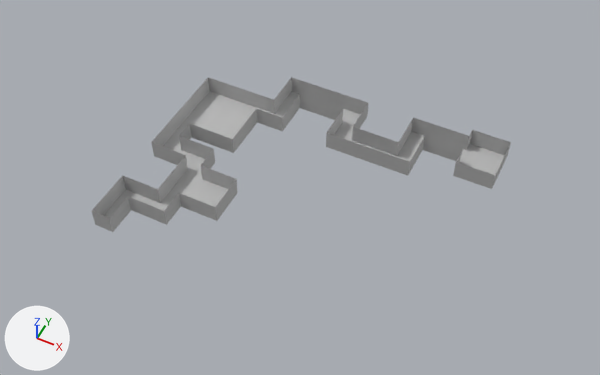
Renders of the FBX model Assets/Objects/SpookyCorridorFloor.fbx from each side of a commit.
The view is the same before and after, from a camera (50 mm lens) standing at (47.2, -65.7, 91.2) and looking at (11.4, 5.7, 1.9). The lights are fixed; the arrows at lower left show +X, +Y and +Z. Where no turn or scale is listed for an object, it has been applied to the vertices.

In view in the first picture: 'Floor', 'Walls'.
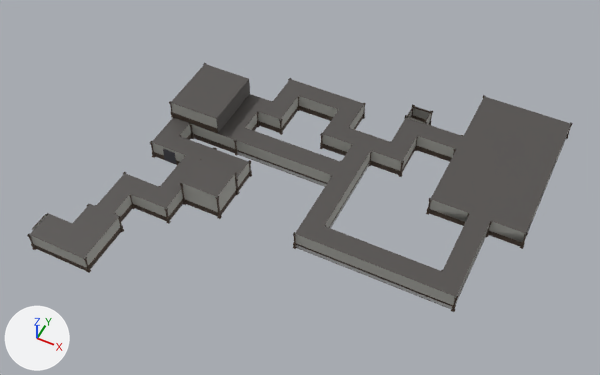
What the commit changed:
Material 'M_Floor_01' (mat_m_floor_01) is new.
Its base color is (0.181, 0.17, 0.166) (grey #767371).
Material 'M_Ceiling_01' (mat_m_ceiling_01) is new.
Its base color is (0.0866, 0.0793, 0.0747) (dark grey #53504d).
Material 'M_Wood_01' (mat_m_wood_01) is new.
Its base color is (0.0772, 0.0512, 0.0348) (brown #4f4034).
Material 'MentalPillar_M_Wood_01' (mat_mentalpillar_m_wood_01) is new.
Its base color is (0.0772, 0.0512, 0.0348) (brown #4f4034).
Material 'M_Wallpaper_01' (mat_m_wallpaper_01) is new.
Its base color is (0.44, 0.437, 0.405) (grey #b1b1ab).
Material 'M_WIndow_01' (mat_m_window_01) is new.
Its base color is (0.0621, 0.0624, 0.0772) (dark grey #46474f).
me_mesh is used by ob_floor; location (-3.0, 6.0, 0.0).
me_mesh had 65 vertices, 32 faces and spanned x -9.0..39.0, y -18.0..21.0, z 0.0.
me_mesh now has 102 vertices, 53 faces and spans x -14.0..46.0, y -25.2..29.0, z 0.0.
Part 1, on me_mesh:
55 vertices are removed from x -9.0..39.0, y -18.0..21.0, z 0.0.
28 faces are deleted.
50 vertices are added at x -14.0..46.0, y -25.2..29.0, z 0.0.
31 new vertices lie (3.0, 0.0, 0.0) away from vertices in x -9.0..38.0, y -25.2..22.0, z 0.0.
5 new vertices lie (-1.0, 0.0, 0.0) away from vertices in x -9.0..3.0, y -25.2..13.0, z 0.0.
6 new vertices lie (0.0, 3.0, 0.0) away from vertices in x -6.0..46.0, y -13.0..16.0, z 0.0.
49 new faces join them.
me_mesh part 2: 4 faces spanning x -9.0..0.0, y -3.0..3.0, z 0.0 switch from mat_lambert1 (grey #bcbcbc) to mat_m_floor_01 (grey #767371).
Mesh me_mesh_007 is new.
It has 152 vertices, 112 faces and spans x -14.0..46.0, y -25.2..29.0, z 0.0..3.2.
It uses material mat_m_ceiling_01 (dark grey #53504d).
Mesh me_mesh_010 is new.
It has 72865 vertices, 56003 faces and spans x -30.3..30.3, y -27.3..27.3, z -3.1..3.1.
Faces by material slot: [339, 49750, 5888, 17, 9].
It uses material mat_m_wallpaper_01 (grey #b1b1ab).
It uses material mat_m_wood_01 (brown #4f4034).
It uses material mat_mentalpillar_m_wood_01 (brown #4f4034).
It uses material mat_m_window_01 (dark grey #46474f).
It uses material mat_lambert1 (grey #bcbcbc).
Object 'Walls' (ob_walls) is deleted.
Object 'Ceiling' (ob_ceiling) is new; it shows me_mesh_007.
Its location is (-3.0, 6.0, 3.0).
Object 'Map' (ob_map) is new; it shows me_mesh_010.
Its location is (12.9, 7.9, 3.1).

Boxes [x1, y1, x2, y2] around the edits, measured in the pictures (600 x 375 px):
'Ceiling', added
    after: [30, 64, 571, 297]
'Walls', deleted
    before: [92, 77, 511, 232]
'Map', added
    after: [27, 63, 573, 312]
    faces in mat_m_wallpaper_01 (grey #b1b1ab): [31, 79, 569, 305]
    faces in mat_m_wood_01 (brown #4f4034): [32, 103, 566, 308]
    faces in mat_mentalpillar_m_wood_01 (brown #4f4034): [27, 63, 573, 312]
    faces in mat_lambert1 (grey #bcbcbc): [237, 152, 486, 309]
    faces in mat_m_window_01 (dark grey #46474f): [163, 138, 566, 233]
'Floor', reshaped (29% wider, 56% taller)
    before: [103, 91, 505, 218]
    after: [42, 110, 560, 309]
part 1 of me_mesh, built on
    before: [103, 91, 505, 218]
    after: [42, 110, 560, 309]
part 2 of me_mesh, recoloured
    before: [163, 132, 205, 174]
